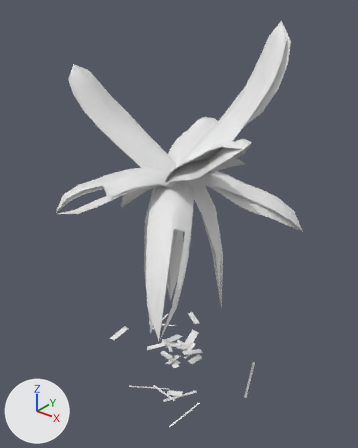
One commit to the OBJ model game/assets/models/plants/SM_Plant_BananaMature_Leaf.obj: the scene before it, then after it.
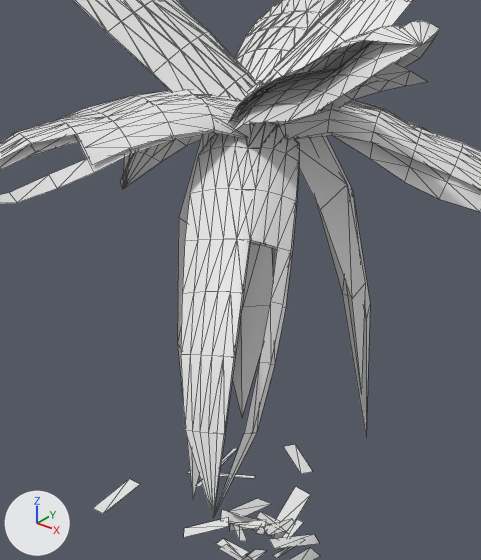
Each version appears first whole from a 50 mm camera at (4.51, -5.62, 6.19) aimed at (0.03, -0.01, 2.71), and next in a close-up on the part from 20% to 75% of the width and 29% to 80% of the height. The lights are fixed; the arrows at lower left show +X, +Y and +Z. The first two pictures are the older version. The close-ups show mesh edges as thin lines. Where no turn or scale is listed for an object, it has been applied to the vertices. Vertices at exactly the same position are counted once.

In view in the first close-up: 'SM_Plant_BananaMature_Leaf'.
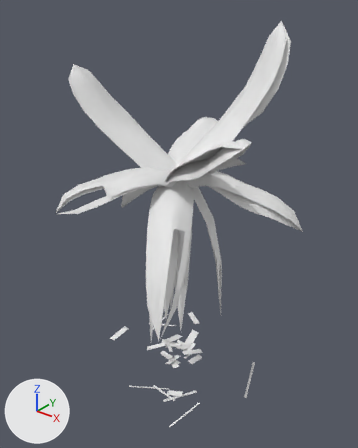
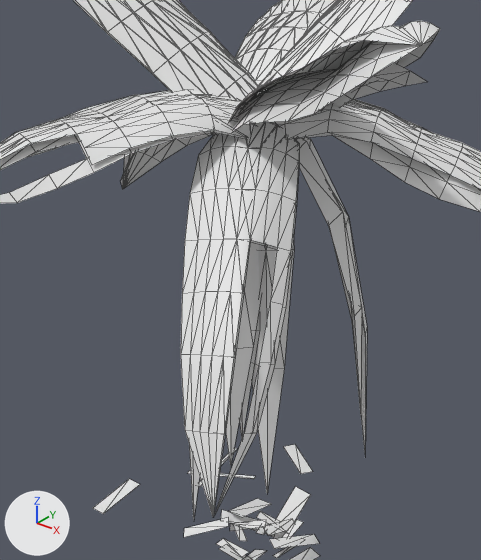
Changed parts and their boxes [x1, y1, x2, y2] in the close-ups (481 x 560 px; the box of a moved part takes in the faces that stretch with it):
part 1 of me_sm_plant_bananamature_leaf, moved or reshaped
    before: [177, 81, 370, 498]
    after: [189, 137, 367, 519]

Patch to the scene script:
```diff
--- a/game/assets/models/plants/SM_Plant_BananaMature_Leaf.obj.py
+++ b/game/assets/models/plants/SM_Plant_BananaMature_Leaf.obj.py
@@ me_sm_plant_bananamature_leaf @@
 # used by ob_sm_plant_bananamature_leaf; location = (0.0, 0.0, 0.0)
-me_sm_plant_bananamature_leaf.from_pydata(...)  # 1161 vertices, 1878 faces; spans x -1.84..1.76, y -1.81..1.79, z -0.11..5.7
+me_sm_plant_bananamature_leaf.from_pydata(...)  # 1181 vertices, 1902 faces; spans x -1.84..1.76, y -1.81..1.79, z -0.11..5.7
+# me_sm_plant_bananamature_leaf part 1
+# 2 faces are deleted
+# 3 vertices in x 0.0..0.46, y -0.55..0.67, z 0.86..3.72 move by (0.0, 0.0, -0.18)
+# 38 vertices move from x -0.31..0.7, y -0.81..0.68, z 1.02..3.55 to x -0.14..0.66, y -0.81..0.66, z 0.83..3.36
+# 20 vertices are added at x -0.05..0.53, y -0.65..-0.08, z 1.06..3.35
+# 26 new faces join them
```
